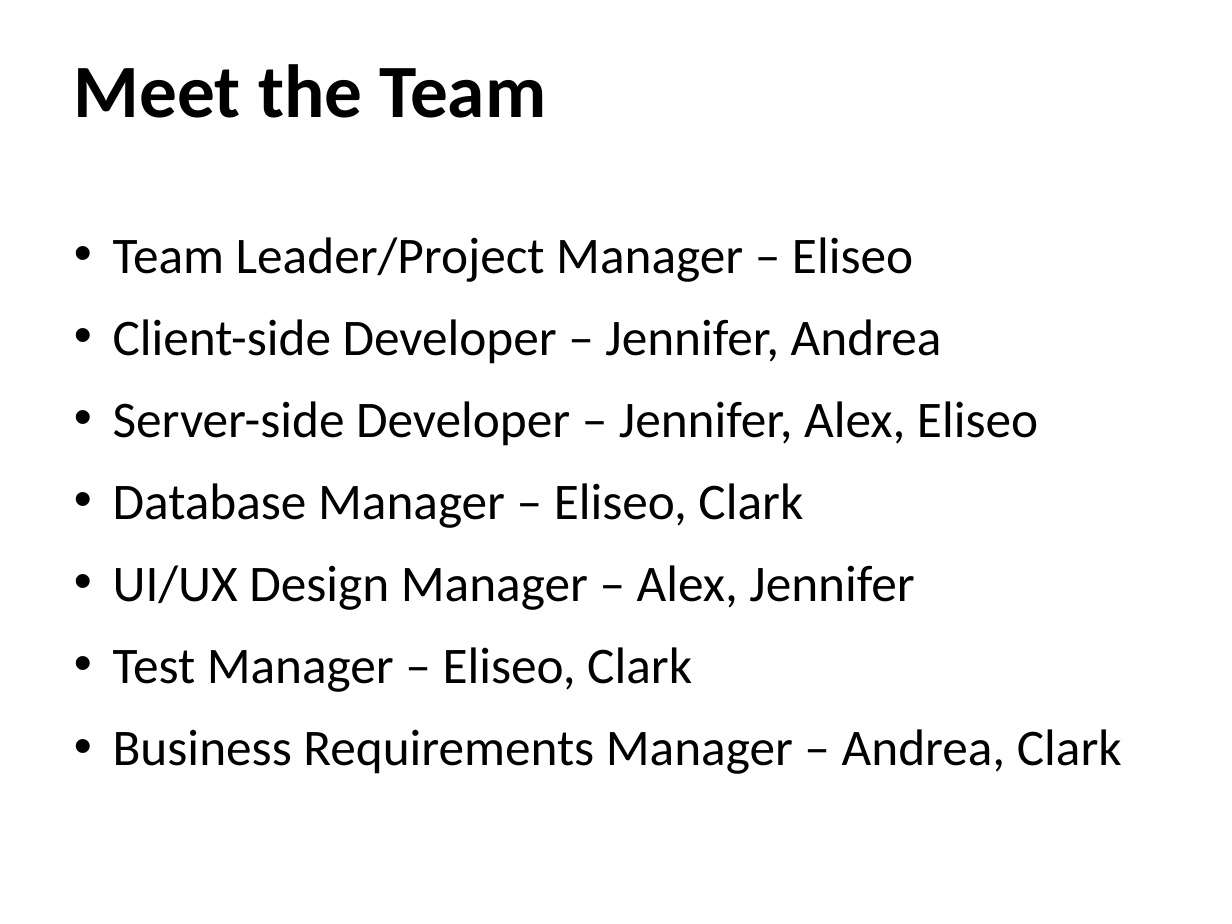
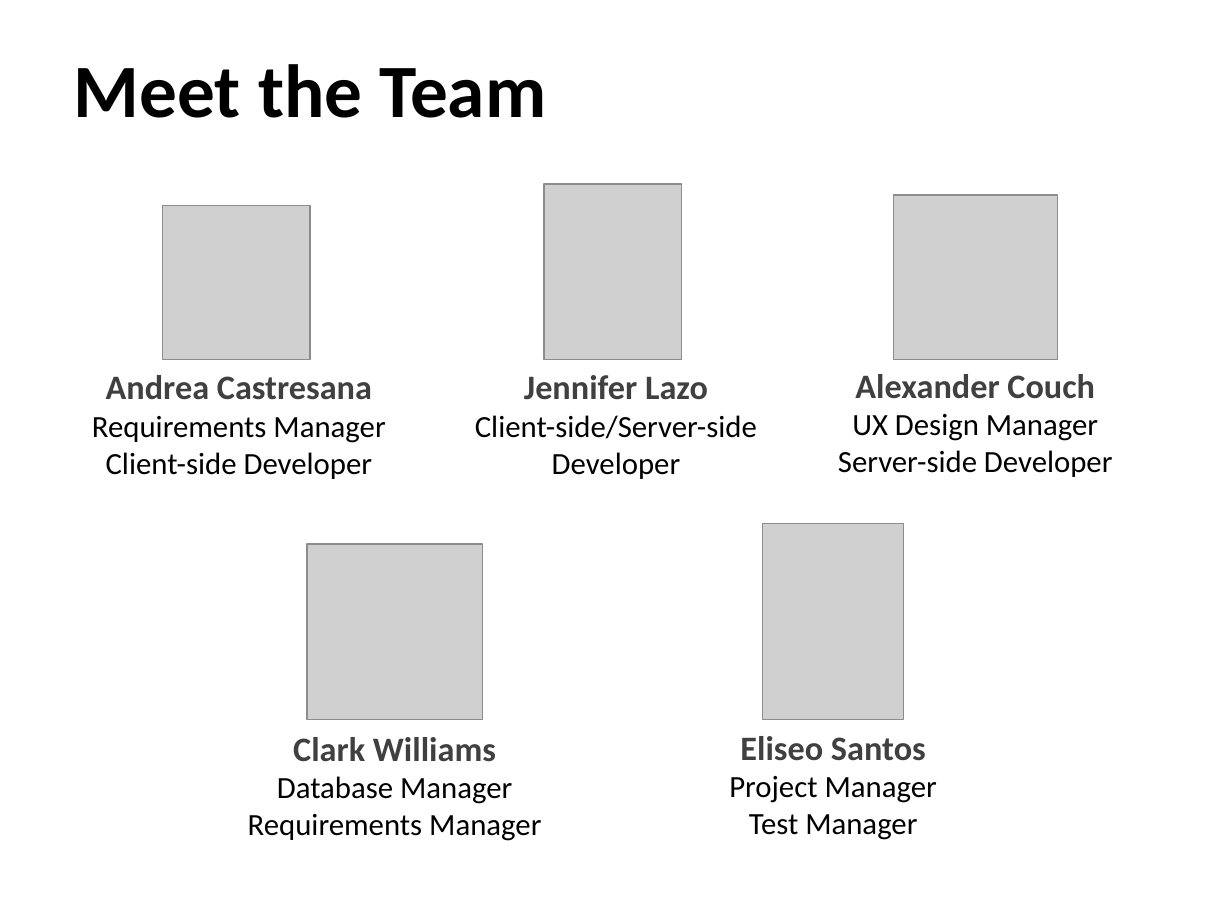
Before and after one commit to ehsantos11/MIST7590-Smithgall-Project, a slide deck: slide 9 of SGW Project Update (Final) 29Nov17.pptx. Drawn at 1232x924 pixels with LibreOffice and Linux fonts; fonts in the diff are those of the drawing; grey boxes stand for pictures; background and template pictures are left out. Boxes give left, top, right and bottom in pixels: in the first picture for what was removed or moved away, otherwise in the second. Text is boxed around its words. In the diff, an @@ line names an element or a change of style, - is before the commit and + after.

Commit message:
Updated SGW Project Update slides 29Nov17
Added team member photos to slide #9

```diff
--- a/SGW Project Update (Final) 29Nov17.pptx
+++ b/SGW Project Update (Final) 29Nov17.pptx
@@ picture added at <box>163,206,310,360</box> @@
@@ picture added at <box>545,184,681,359</box> @@
@@ picture added at <box>893,195,1057,359</box> @@
@@ text removed at <box>113,237,1122,774</box> @@
-• Team Leader/Project Manager – Eliseo
-• Client-side Developer – Jennifer, Andrea
-• Server-side Developer – Jennifer, Alex, Eliseo
-• Database Manager – Eliseo, Clark
-• UI/UX Design Manager – Alex, Jennifer
-• Test Manager – Eliseo, Clark
-• Business Requirements Manager – Andrea, Clark
@@ text added at <box>92,375,385,479</box>, 18 pt, text #000000 @@
+Andrea Castresana
+Requirements Manager Client-side Developer
@@ text added at <box>475,375,757,479</box>, 18 pt, text #000000 @@
+Jennifer Lazo
+Client-side/Server-side Developer
@@ text added at <box>838,374,1113,477</box>, 18 pt, text #000000 @@
+Alexander Couch
+UX Design Manager Server-side Developer
@@ picture added at <box>763,524,903,719</box> @@
@@ picture added at <box>307,545,483,721</box> @@
@@ text added at <box>248,737,541,841</box>, 18 pt, text #000000 @@
+Clark Williams
+Database Manager
+Requirements Manager
@@ text added at <box>729,736,937,840</box>, 18 pt, text #000000 @@
+Eliseo Santos
+Project Manager
+Test Manager
```
Also in this commit, not shown: 1 other slide changed.
